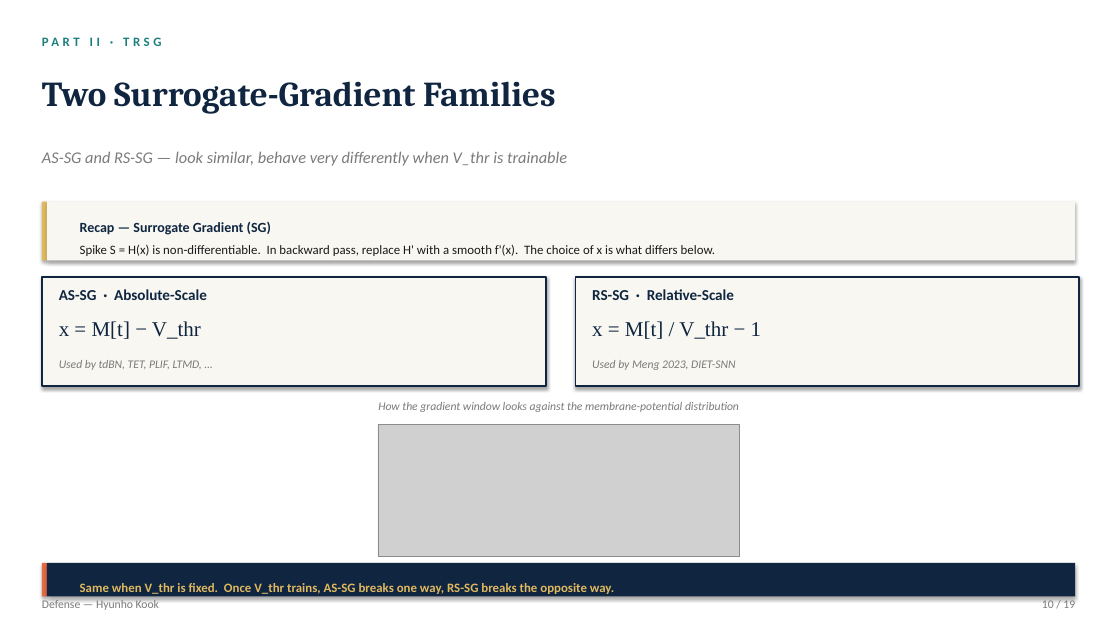
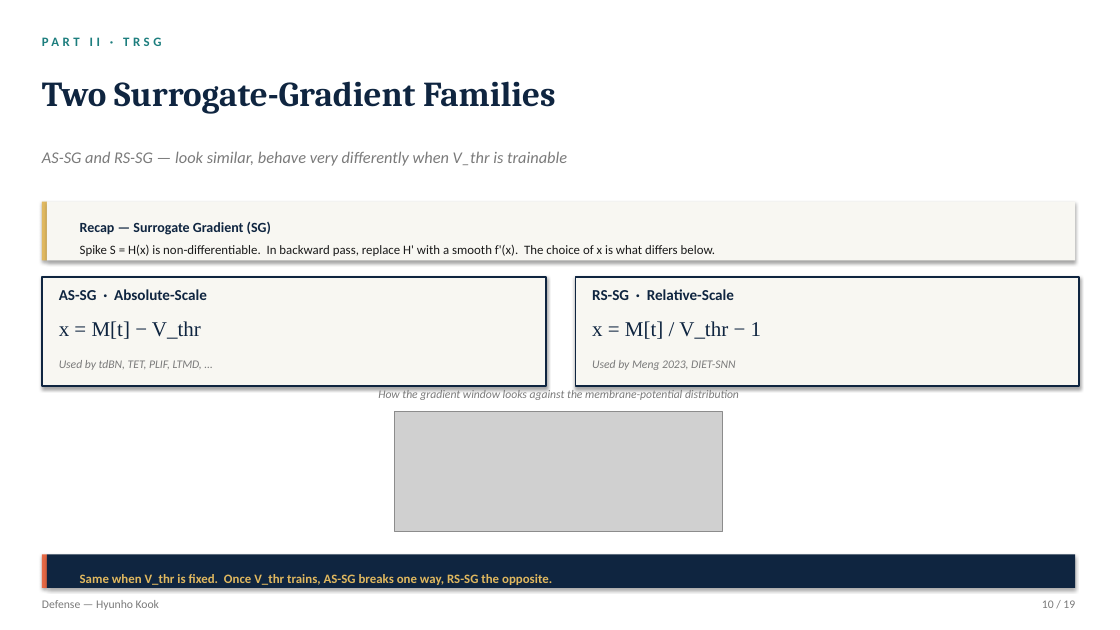
Before and after one commit to kookhh0827/POSTECH_thesis_template_latex, a slide deck: slide 10 of Hyunho_Kook_Master_Defense.pptx. Drawn at 1120x630 pixels with LibreOffice and Linux fonts; fonts in the diff are those of the drawing; grey boxes stand for pictures. Boxes give left, top, right and bottom in pixels: in the first picture for what was removed or moved away, otherwise in the second. Text is boxed around its words. In the diff, an @@ line names an element or a change of style, - is before the commit and + after.

```diff
--- a/Hyunho_Kook_Master_Defense.pptx
+++ b/Hyunho_Kook_Master_Defense.pptx
@@ text "How the gradient window looks ...": place and size @@
-text "How the gradient window looks ..." at [378,402,739,412]
+text "How the gradient window looks ..." at [378,388,739,401]
@@ picture: place and size @@
-picture at [378,424,739,557]
+picture at [395,412,723,532]
@@ rectangle: place and size @@
-rectangle at [42,563,47,597]
+rectangle at [42,555,47,588]
@@ rectangle: place and size @@
-rectangle at [47,563,1075,597]
+rectangle at [47,555,1075,588]
@@ text at [80,574,552,585]: text changed @@
-Same when V_thr is fixed. Once V_thr trains, AS-SG breaks one way, RS-SG breaks the opposite way.
+Same when V_thr is fixed. Once V_thr trains, AS-SG breaks one way, RS-SG the opposite.
```
Also in this commit, not shown: 2 other slides changed, 1 other file.
